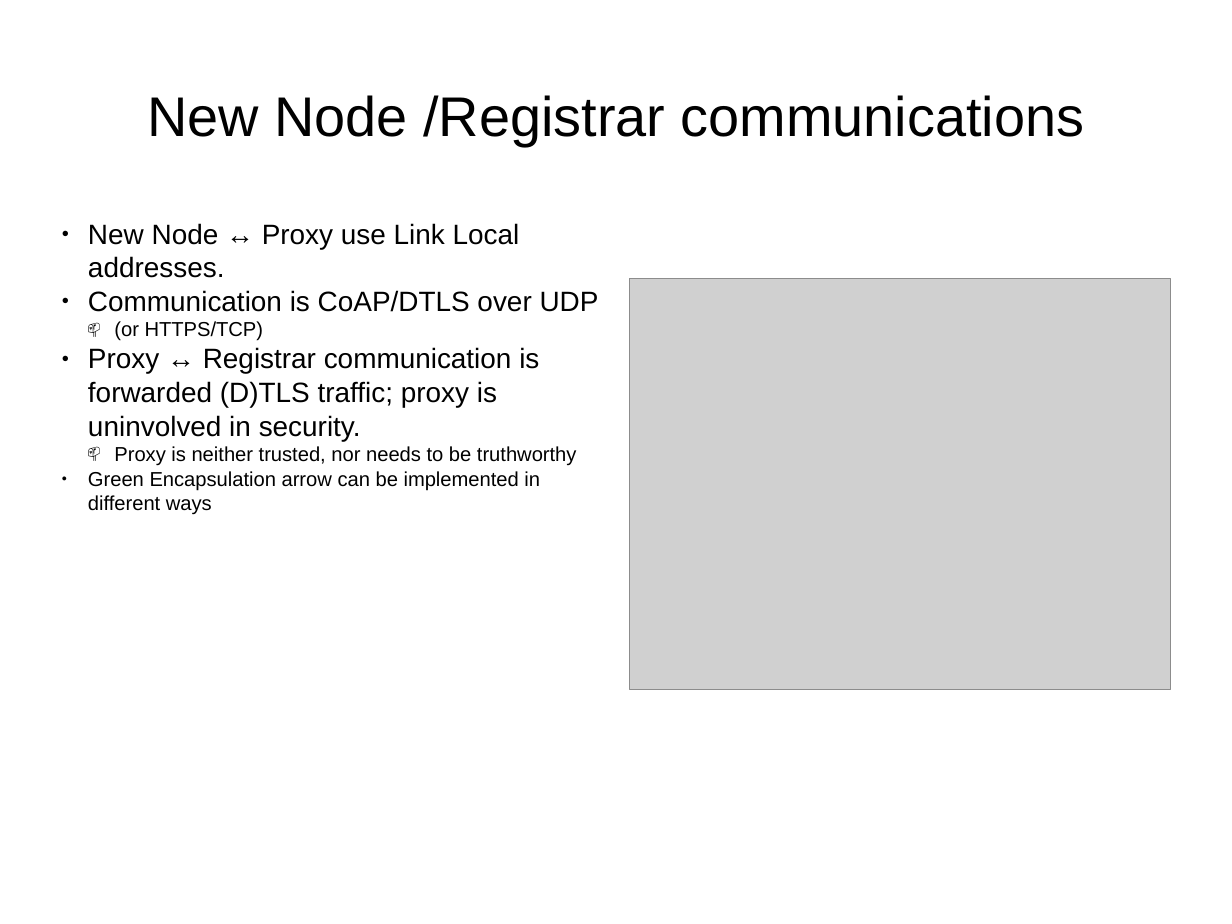
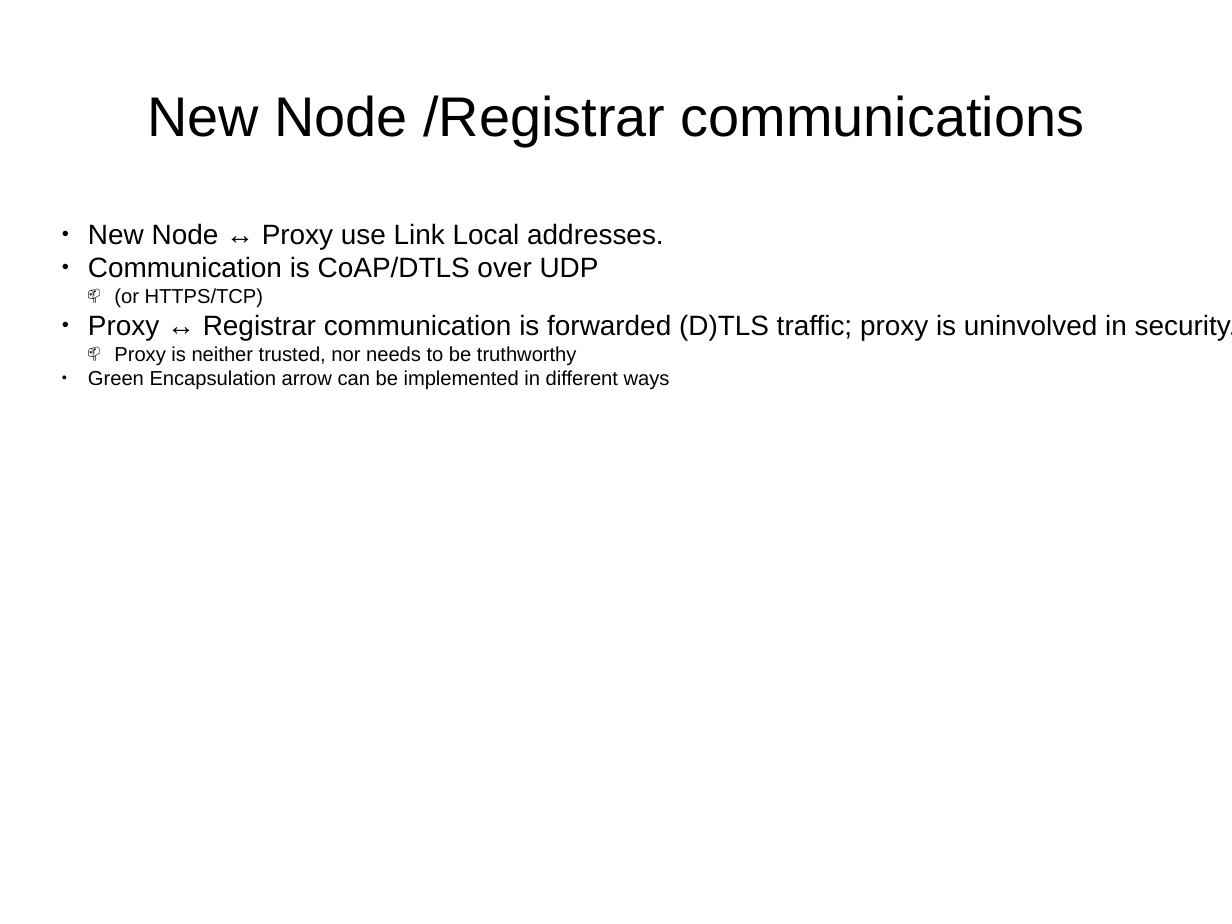
Before and after one commit to anima-wg/anima-bootstrap, a slide deck: slide 5 of ietf95_6tisch_security_summary.pptx. Drawn at 1232x924 pixels with LibreOffice and Linux fonts; fonts in the diff are those of the drawing; grey boxes stand for pictures. Boxes give left, top, right and bottom in pixels: in the first picture for what was removed or moved away, otherwise in the second. Text is boxed around its words. In the diff, an @@ line names an element or a change of style, - is before the commit and + after.

```diff
--- a/ietf95_6tisch_security_summary.pptx
+++ b/ietf95_6tisch_security_summary.pptx
@@ text "New Node ↔ Proxy use ..." rewrapped from (88,223,599,515) to (88,223,956,390) @@
@@ picture removed at (629,278,1171,689) @@
```
Also in this commit, not shown: 4 other slides changed, 2 other files.
